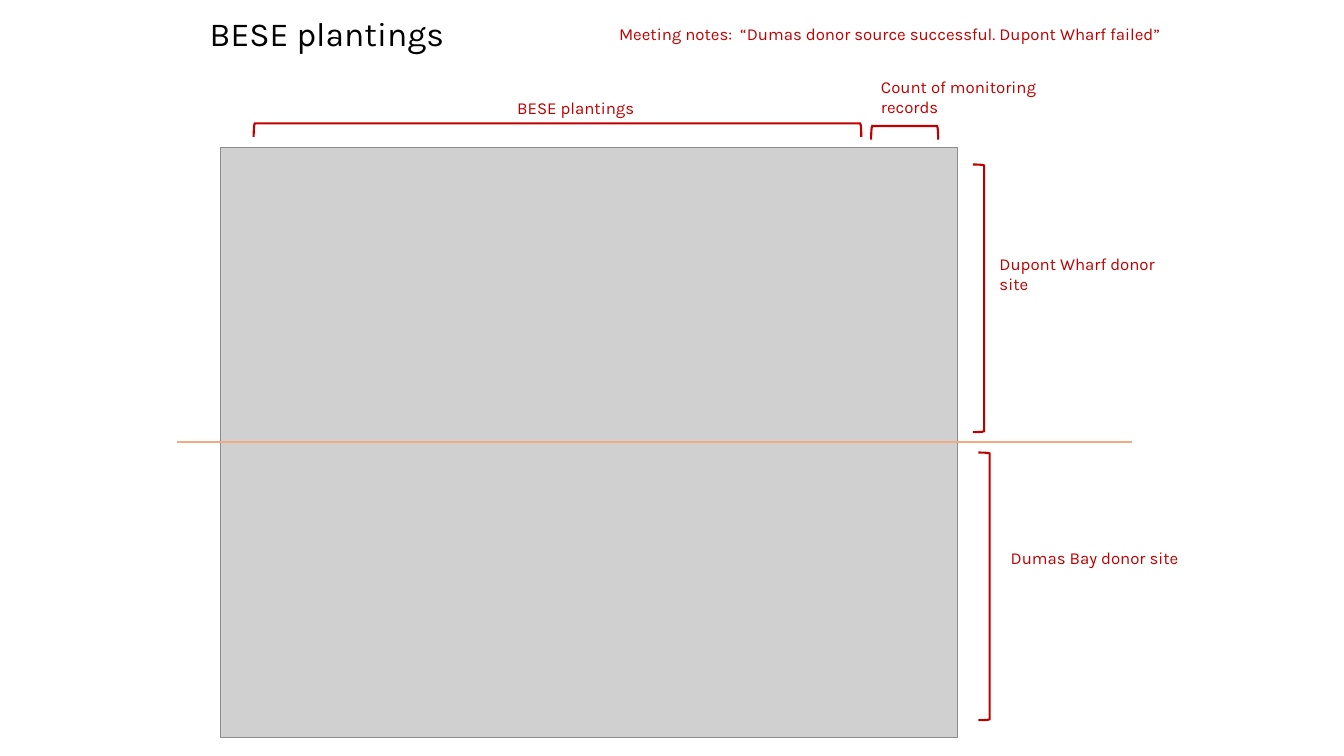
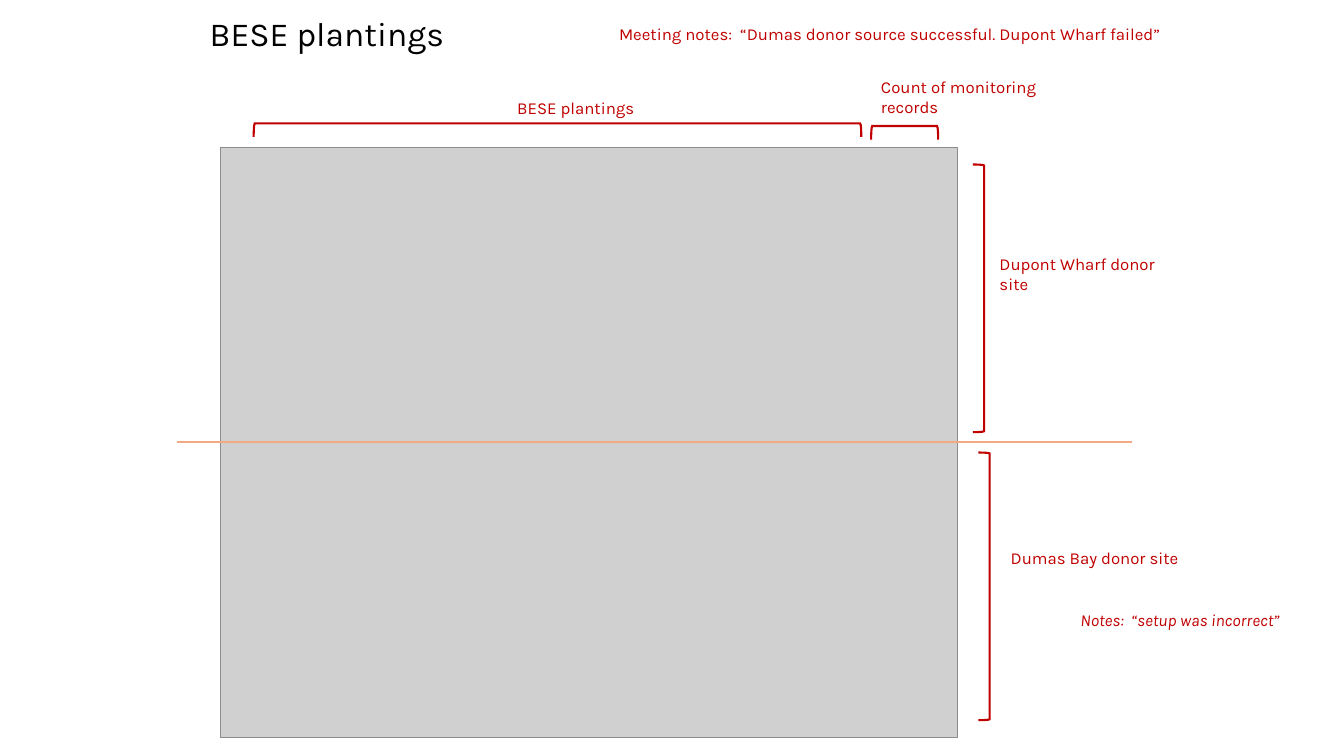
Before and after one commit to WA-Nearshore/seagrass-restoration-processing, a slide deck: slide 25 of docs/seagrass_restoration_storymap_notes.pptx (slide 26 before the commit). Drawn at 1344x756 pixels with LibreOffice and Linux fonts; fonts in the diff are those of the drawing; grey boxes stand for pictures. Boxes give left, top, right and bottom in pixels: in the first picture for what was removed or moved away, otherwise in the second. Text is boxed around its words. In the diff, an @@ line names an element or a change of style, - is before the commit and + after.

```diff
--- a/docs/seagrass_restoration_storymap_notes.pptx
+++ b/docs/seagrass_restoration_storymap_notes.pptx
@@ text added at bbox=[1080, 614, 1279, 630], 12 pt, text #C00000, italic @@
+Notes: “setup was incorrect”
```
Also in this commit, not shown: 5 other slides changed, 9 other files.
